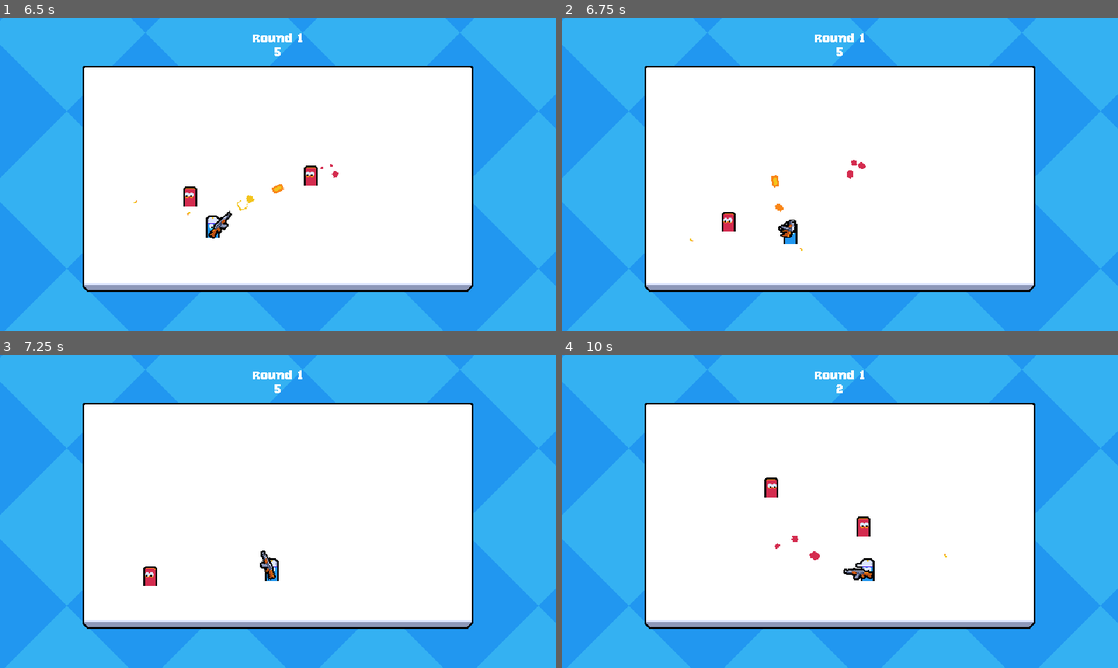
Above: before the commit, frames 1-4 (two rows, left to right).
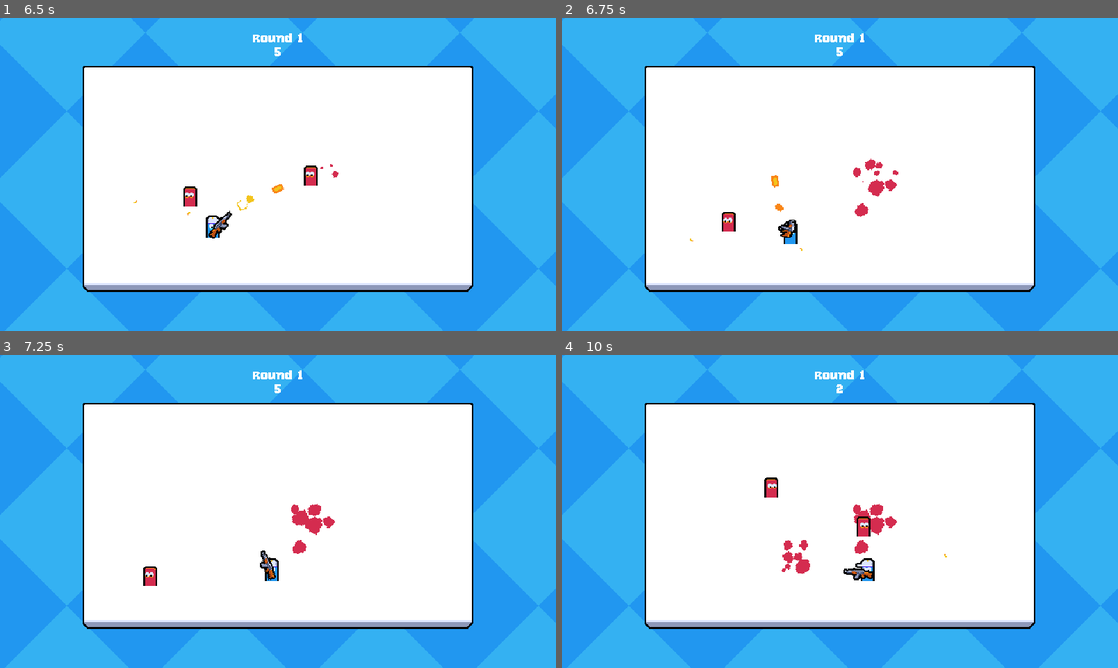
Above: after the commit, the same moments.

Repository: bartoszcholewa/2d-multiplayer-course
Game: Godot game, scene res://ui/main_menu/main_menu.tscn
The game is run twice, just before and just after one commit, with the same random seed, the same clock (stepped at 60 frames per second) and the same inputs.
Inputs (mouse positions are in pixels of both pictures, inside the frame that each line leads up to):
- Up to frame 1 (6.5 s): tap Enter at 0.5 s; move the mouse to (400, 158) at 0.52 s; press the mouse at (400, 158) at 0.53 s; hold D (move_right) 0.53-1.25 s; release the mouse at (400, 158) at 1.25 s; click "Host" at 1.25 s; tap Space at 2 s; move the mouse to (166, 190) at 2.02 s; hold S (move_down) 2.03-2.78 s; click (166, 190) at 2.1 s; move the mouse to (333, 105) at 2.77 s; press the mouse at (333, 105) at 2.78 s; hold D (move_right) 2.78-3.53 s; move the mouse to (250, 237) at 3.52 s; release the mouse at (250, 237) at 3.53 s; hold W (move_up) 3.53-4.28 s; click (250, 237) at 3.6 s; move the mouse to (444, 221) at 4.27 s; press the mouse at (444, 221) at 4.28 s; hold A (move_left) 4.28-5.78 s; move the mouse to (111, 127) at 5.02 s; release the mouse at (111, 127) at 5.03 s; click (111, 127) at 5.1 s; move the mouse to (305, 174) at 5.77 s; press the mouse at (305, 174) at 5.78 s; hold S (move_down) from 5.78 s (still down)
- Up to frame 2 (6.75 s): move the mouse to (756, 96) at 6.52 s; release S (move_down) at 6.53 s; release the mouse at (756, 96) at 6.53 s; hold D (move_right) from 6.53 s (still down); click (756, 96) at 6.6 s
- Up to frame 3 (7.25 s): keep holding D (move_right)
- Up to frame 4 (10 s): move the mouse to (962, 495) at 7.27 s; release D (move_right) at 7.28 s; press the mouse at (962, 495) at 7.28 s; hold W (move_up) 7.28-8.03 s; move the mouse to (728, 527) at 8.02 s; release the mouse at (728, 527) at 8.03 s; hold D (move_right) 8.03-8.78 s; click (728, 527) at 8.1 s; move the mouse to (895, 442) at 8.77 s; press the mouse at (895, 442) at 8.78 s; hold S (move_down) 8.78-9.53 s; move the mouse to (812, 574) at 9.52 s; release the mouse at (812, 574) at 9.53 s; hold A (move_left) from 9.53 s (still down); click (812, 574) at 9.6 s

Frame 1 is identical in both runs. In frame 2, 0.4% of the frame differs, in the area x 51-61%, y 44-64%; in frame 3, 0.5%; in frame 4, 0.7%, in the area x 38-61%, y 47-70%.

Commit message:
Lesson 48 - Persisten Ground Particles

Diff:
--- /dev/null
+++ b/effects/enemy_ground_particles/enemy_ground_particles.tscn
@@ -0,0 +1,109 @@
+[gd_scene load_steps=11 format=3 uid="uid://0w3n6i32aq2t"]
+
+[ext_resource type="Texture2D" uid="uid://chnhgtty2sv42" path="res://assets/particles.png" id="1_x3keg"]
+
+[sub_resource type="Animation" id="Animation_x3keg"]
+resource_name = "default"
+length = 15.0
+tracks/0/type = "value"
+tracks/0/imported = false
+tracks/0/enabled = true
+tracks/0/path = NodePath("GPUParticles2D:emitting")
+tracks/0/interp = 1
+tracks/0/loop_wrap = true
+tracks/0/keys = {
+"times": PackedFloat32Array(0),
+"transitions": PackedFloat32Array(1),
+"update": 1,
+"values": [true]
+}
+tracks/1/type = "method"
+tracks/1/imported = false
+tracks/1/enabled = true
+tracks/1/path = NodePath(".")
+tracks/1/interp = 1
+tracks/1/loop_wrap = true
+tracks/1/keys = {
+"times": PackedFloat32Array(15),
+"transitions": PackedFloat32Array(1),
+"values": [{
+"args": [],
+"method": &"queue_free"
+}]
+}
+
+[sub_resource type="Animation" id="Animation_7pyn6"]
+length = 0.001
+tracks/0/type = "value"
+tracks/0/imported = false
+tracks/0/enabled = true
+tracks/0/path = NodePath("GPUParticles2D:emitting")
+tracks/0/interp = 1
+tracks/0/loop_wrap = true
+tracks/0/keys = {
+"times": PackedFloat32Array(0),
+"transitions": PackedFloat32Array(1),
+"update": 1,
+"values": [false]
+}
+
+[sub_resource type="AnimationLibrary" id="AnimationLibrary_7pyn6"]
+_data = {
+&"RESET": SubResource("Animation_7pyn6"),
+&"default": SubResource("Animation_x3keg")
+}
+
+[sub_resource type="CanvasItemMaterial" id="CanvasItemMaterial_x3keg"]
+particles_animation = true
+particles_anim_h_frames = 4
+particles_anim_v_frames = 1
+particles_anim_loop = false
+
+[sub_resource type="Gradient" id="Gradient_x3keg"]
+offsets = PackedFloat32Array(0)
+colors = PackedColorArray(0.83137256, 0.17254902, 0.30980393, 1)
+
+[sub_resource type="GradientTexture1D" id="GradientTexture1D_7pyn6"]
+gradient = SubResource("Gradient_x3keg")
+
+[sub_resource type="Curve" id="Curve_x3keg"]
+_data = [Vector2(0, 0), 0.0, 0.0, 0, 0, Vector2(0.001, 1), 0.0, 0.0, 0, 0, Vector2(0.9164087, 1), 0.0, 0.0, 0, 0, Vector2(1, 0), 0.0, 0.0, 0, 0]
+point_count = 4
+
+[sub_resource type="CurveTexture" id="CurveTexture_7pyn6"]
+curve = SubResource("Curve_x3keg")
+
+[sub_resource type="ParticleProcessMaterial" id="ParticleProcessMaterial_x3keg"]
+lifetime_randomness = 0.5
+particle_flag_disable_z = true
+emission_shape = 1
+emission_sphere_radius = 32.0
+angle_min = -720.0
+angle_max = 720.0
+gravity = Vector3(0, 0, 0)
+scale_min = 0.5
+scale_max = 1.5
+scale_curve = SubResource("CurveTexture_7pyn6")
+color_initial_ramp = SubResource("GradientTexture1D_7pyn6")
+anim_offset_max = 1.0
+
+[node name="EnemyGroundParticles" type="Node2D"]
+
+[node name="AnimationPlayer" type="AnimationPlayer" parent="."]
+libraries = {
+&"": SubResource("AnimationLibrary_7pyn6")
+}
+autoplay = "default"
+
+[node name="GPUParticles2D" type="GPUParticles2D" parent="."]
+material = SubResource("CanvasItemMaterial_x3keg")
+emitting = false
+amount = 10
+texture = ExtResource("1_x3keg")
+lifetime = 10.0
+one_shot = true
+explosiveness = 0.98
+fixed_fps = 0
+interpolate = false
+local_coords = true
+process_material = SubResource("ParticleProcessMaterial_x3keg")
--- a/entities/enemy/enemy.gd
+++ b/entities/enemy/enemy.gd
@@ -2,6 +2,7 @@
 extends CharacterBody2D
 
 const ENEMY_IMPACT_PARTICLES_SCENE: PackedScene = preload("uid://cqcbxw57730wx")
+const ENEMY_GROUND_PARTICLES_SCENE: PackedScene = preload("uid://0w3n6i32aq2t")
 
 @onready var target_acquisition_timer: Timer = $TargetAcquisitionTimer
 @onready var health_component: HealthComponent = $HealthComponent
@@ -212,7 +213,20 @@
 	get_parent().add_child(hit_particles_instance)
 
 
+@rpc("authority", "call_local", "unreliable")
+func spawn_death_particles() -> void:
+	var groud_particles_instance: Node2D = ENEMY_GROUND_PARTICLES_SCENE.instantiate()
+
+
+	var background_node: Node = Main.background_mask
+	if not is_instance_valid(background_node):
+		background_node = get_parent()
+	background_node.add_child(groud_particles_instance)
+	groud_particles_instance.global_position = global_position
+
+
 func _on_died() -> void:
+	spawn_death_particles.rpc()
 	GameEvents.emit_enemy_died()
 	queue_free()
 
--- a/main.gd
+++ b/main.gd
@@ -1,17 +1,26 @@
+class_name Main
 extends Node
 
 const PLAYER_SCENE: PackedScene = preload("uid://cse7rqp64wxuc")
 const MAIN_MENU_SCENE_PATH: String = "res://ui/main_menu/main_menu.tscn"
 
+static var background_effects: Node2D
+static var background_mask: Sprite2D
+
 @onready var player_spawn_position: Marker2D = $PlayerSpawnPosition
 @onready var multiplayer_spawner: MultiplayerSpawner = $MultiplayerSpawner
 @onready var enemy_manager: EnemyManager = $EnemyManager
+@onready var _background_effects: Node2D = $BackgroundEffects
+@onready var _background_mask: Sprite2D = %BackgroundMask
 
 var dead_peers: Array[int] = []
 var player_dictionary: Dictionary[int, Player] = {}
 
 
 func _ready() -> void:
+	background_effects = _background_effects
+	background_mask = _background_mask
+
 	multiplayer_spawner.spawn_function = _spawn_player
 	# Notify server about client ready
 	peer_ready.rpc_id(1)
--- a/main.tscn
+++ b/main.tscn
@@ -4,15 +4,13 @@
 [ext_resource type="Texture2D" uid="uid://epmcpedhxh18" path="res://assets/arena.png" id="2_0xm2m"]
 [ext_resource type="PackedScene" uid="uid://cgvh1jdfst1hv" path="res://ui/game_ui/game_ui.tscn" id="3_1bvp3"]
 [ext_resource type="PackedScene" uid="uid://dpu1bcx3ypbmd" path="res://managers/enemy_manager.tscn" id="3_h2yge"]
+[ext_resource type="Texture2D" uid="uid://wcsnhm5p83vh" path="res://assets/clip_mask.png" id="5_lquwl"]
 
 [sub_resource type="RectangleShape2D" id="RectangleShape2D_0xm2m"]
 size = Vector2(32, 300)
 
 [sub_resource type="RectangleShape2D" id="RectangleShape2D_h2yge"]
 size = Vector2(500, 32)
-
-[sub_resource type="OccluderPolygon2D" id="OccluderPolygon2D_h2yge"]
-polygon = PackedVector2Array(96, 307, 550, 306, 550, 329, 95, 329)
 
 [node name="Main" type="Node"]
 script = ExtResource("1_ig7tw")
@@ -81,11 +79,15 @@
 shape = SubResource("RectangleShape2D_h2yge")
 metadata/_edit_lock_ = true
 
+[node name="BackgroundEffects" type="Node2D" parent="."]
+
+[node name="BackgroundMask" type="Sprite2D" parent="BackgroundEffects"]
+unique_name_in_owner = true
+clip_children = 1
+position = Vector2(320, 180)
+texture = ExtResource("5_lquwl")
+metadata/_edit_lock_ = true
+
 [node name="YSortRoot" type="Node2D" parent="."]
 y_sort_enabled = true
 metadata/_edit_lock_ = true
-
-[node name="LightOccluder2D" type="LightOccluder2D" parent="."]
-occluder = SubResource("OccluderPolygon2D_h2yge")
-occluder_light_mask = 0
-metadata/_edit_lock_ = true
Binary file added: assets/clip_mask.png
Not shown, added: assets/clip_mask.png.import
